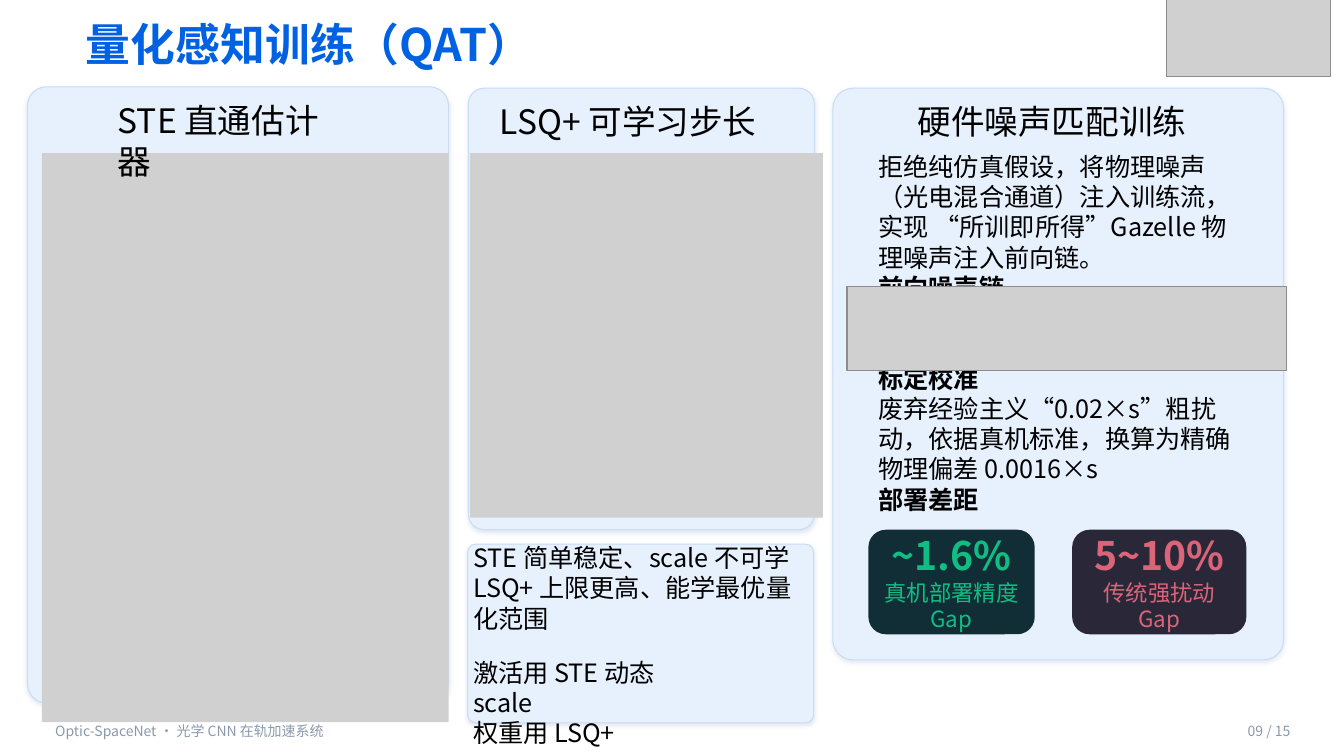
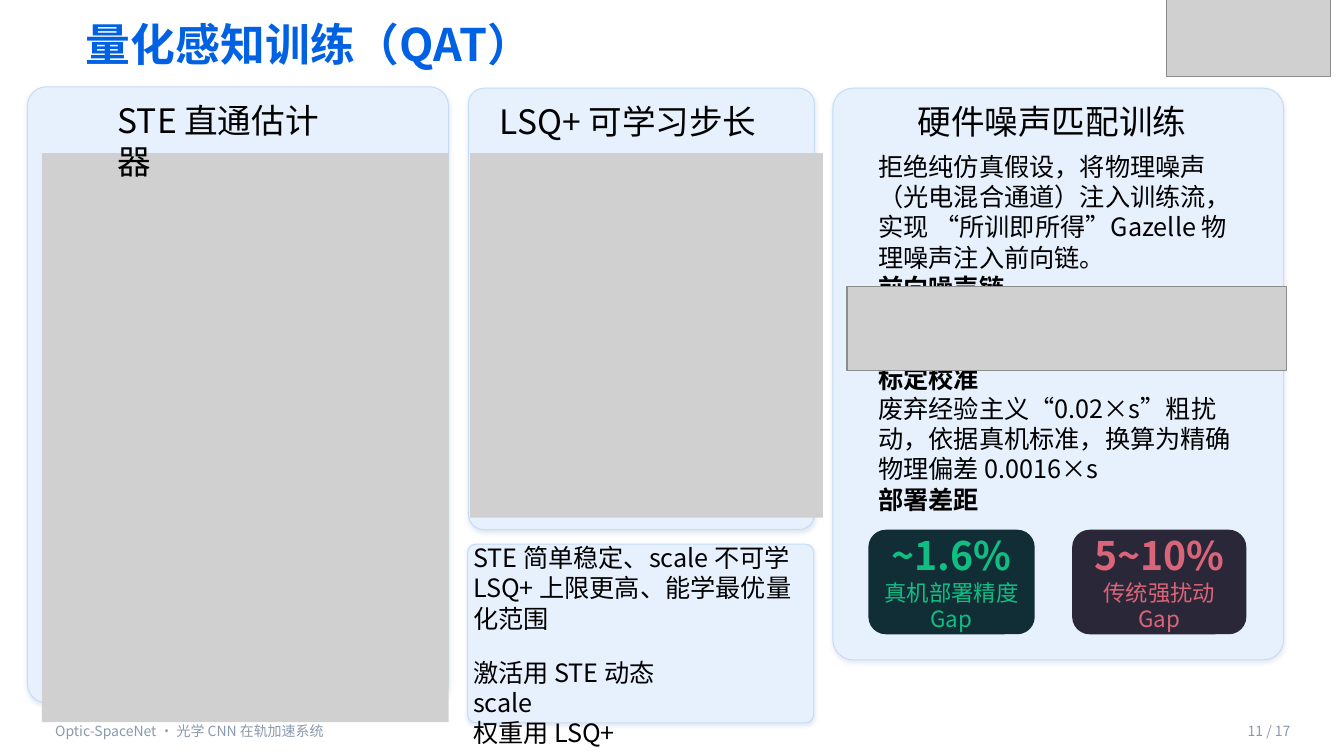
Before and after one commit to lhh010/Optic-SpaceNet-Final, a slide deck: slide 11 of 复赛文档/答辩ppt-CICC1003564-final.pptx (slide 9 before the commit). Drawn at 1344x756 pixels with LibreOffice and Linux fonts; fonts in the diff are those of the drawing; grey boxes stand for pictures. Boxes give left, top, right and bottom in pixels: in the first picture for what was removed or moved away, otherwise in the second. Text is boxed around its words. In the diff, an @@ line names an element or a change of style, - is before the commit and + after.

```diff
--- a/复赛文档/答辩ppt-CICC1003564-final.pptx
+++ b/复赛文档/答辩ppt-CICC1003564-final.pptx
@@ text at (x1=1248, y1=726, x2=1291, y2=736): text changed @@
-09 / 15
+11 / 17
```
Also in this commit, not shown: 12 other slides changed, 2 slides added, 1 other file.
